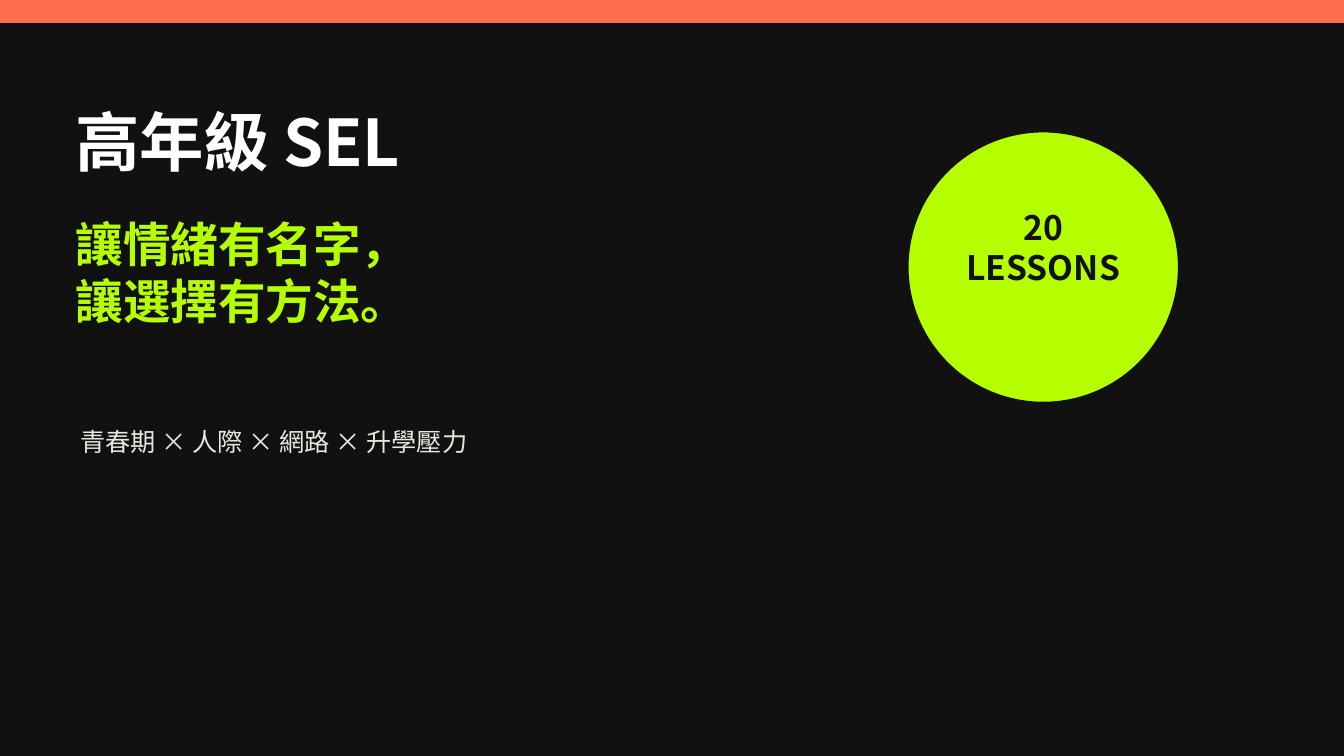
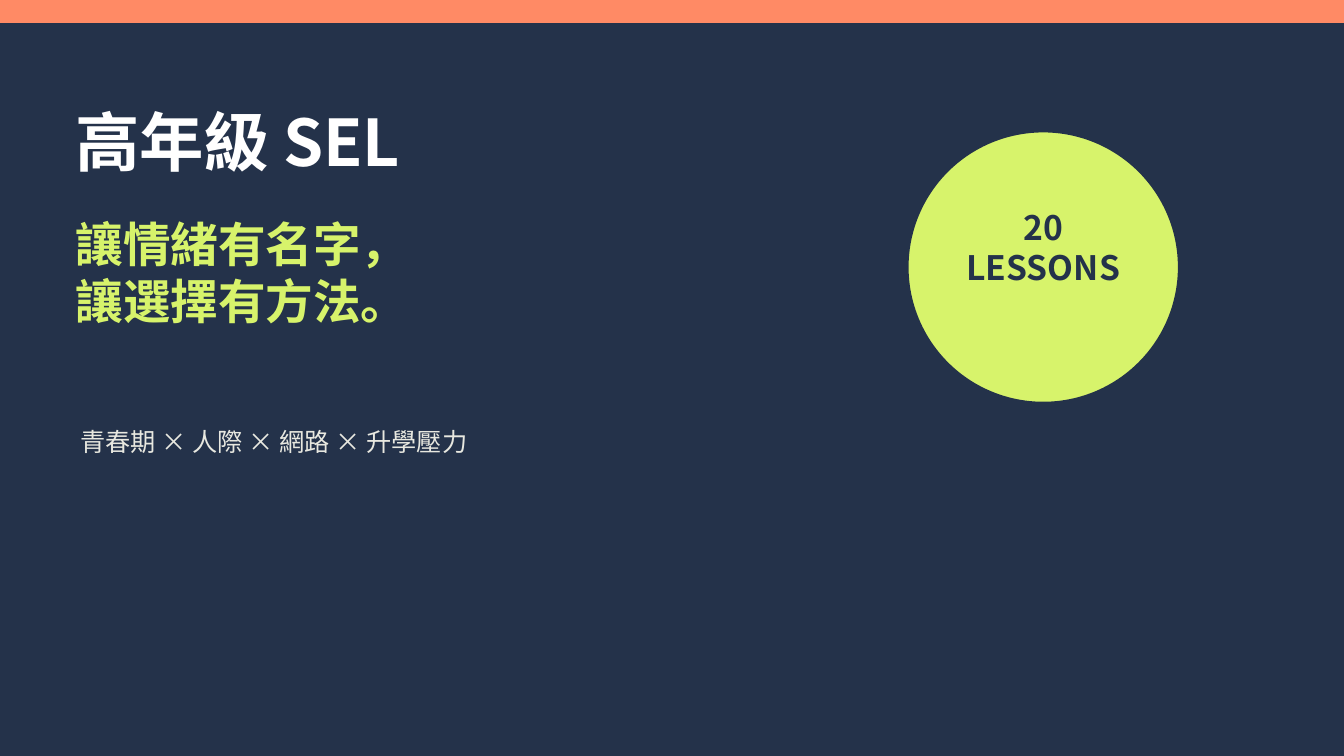
Before and after one commit to Kathy594520/sel-teaching-resources, a slide deck: slide 1 of pptx/SEL_16比9教學投影片.pptx. Drawn at 1344x756 pixels with LibreOffice and Linux fonts; fonts in the diff are those of the drawing. Boxes give left, top, right and bottom in pixels: in the first picture for what was removed or moved away, otherwise in the second. Text is boxed around its words. In the diff, an @@ line names an element or a change of style, - is before the commit and + after.

```diff
--- a/pptx/SEL_16比9教學投影片.pptx
+++ b/pptx/SEL_16比9教學投影片.pptx
@@ background #111111 to #24324A @@
@@ rectangle at (x1=0, y1=0, x2=1344, y2=22): fill #FF6D4D to #FF8A65; outline #FF6D4D 1 pt to #FF8A65 1 pt @@
@@ ellipse at (x1=907, y1=131, x2=1180, y2=403): fill #B6FF00 to #D7F36B; outline #111111 2 pt to #24324A 2 pt @@
@@ text "讓情緒有名字，" at (x1=76, y1=221, x2=409, y2=324): text colour #B6FF00 to #D7F36B @@
@@ text "20" at (x1=967, y1=214, x2=1120, y2=281): text colour #111111 to #24324A @@
```
Also in this commit, not shown: 16 other slides changed, 4 other files.
